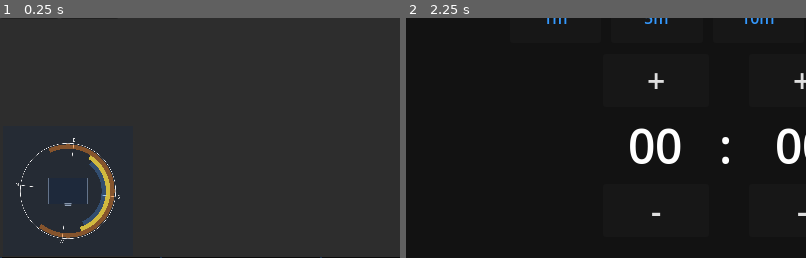
Above: before the commit, frames 1-2 (left to right).
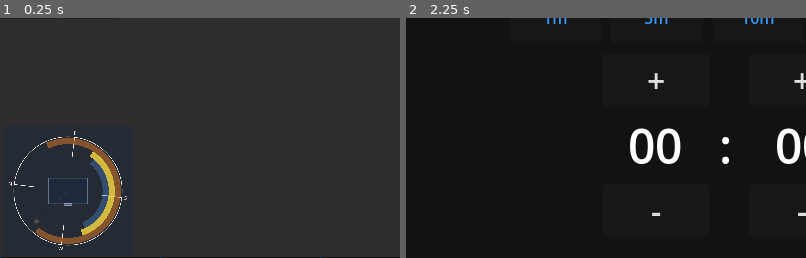
Above: after the commit, the same moments.

Repository: mattgrogan/PiDisplay
Game: Godot game, scene res://pi_display.tscn
The game is run twice, just before and just after one commit, with the same random seed, the same clock (stepped at 60 frames per second) and the same inputs.
Inputs (mouse positions are % of the whole screen's width and height, from its top left):
- Up to frame 1 (0.25 s): no input
- Up to frame 2 (2.25 s): click (90, 29) at 0.52 s; click (75, 12) at 1.25 s; click "Timer" at 2 s
The pictures show only the part of the screen within x 0-50%, y 30-80%; the shares and areas given below are measured in that part.

The runs differ from the first frame. In frame 1, 3.1% of the frame differs, in the area x 2-32%, y 47-97%; in frame 2, nothing differs.

Commit message:
added stats

Diff:
--- a/solar_chart.gd
+++ b/solar_chart.gd
@@ -25,6 +25,16 @@
 
 var today_sun_path: PackedFloat64Array
 
+# --- Stats sidebar data ---
+var sunrise_clock_hour: float
+var sunset_clock_hour: float
+var daylight_hours: float
+var sunrise_delta_min: float
+var sunset_delta_min: float
+var daylight_delta_min: float
+var next_event_name: String
+var next_event_days: int
+
 
 func _ready():
 	_compute_all()
@@ -65,24 +75,24 @@
 	# Push data to the renderer
 	_update_renderer()
 
+	# Compute and push stats sidebar data
+	_compute_stats()
+	_update_stats_renderer()
+
 
 func _update_sun_position(now: Dictionary, decl: float):
 	var clock_hour = now.hour + now.minute / 60.0 + now.second / 3600.0
 	var solar_hour = _clock_to_solar(clock_hour, current_doy)
 
+	# Compute hour angle and azimuth for any time of day
+	var hour_angle = (solar_hour - 12.0) * 15.0
+	sun_azimuth = _solar_azimuth_at_hour_angle(LATITUDE, decl, hour_angle)
+
+	# Determine if sun is above the horizon
 	var h0 = _hour_angle_sunrise(LATITUDE, decl)
 	var sunrise_solar = 12.0 - h0 / 15.0
 	var sunset_solar = 12.0 + h0 / 15.0
-
-	if solar_hour >= sunrise_solar and solar_hour <= sunset_solar:
-		sun_is_up = true
-		var fraction = (solar_hour - sunrise_solar) / (sunset_solar - sunrise_solar)
-		var index = int(fraction * (today_sun_path.size() - 1))
-		index = clampi(index, 0, today_sun_path.size() - 1)
-		sun_azimuth = today_sun_path[index]
-	else:
-		sun_is_up = false
-		sun_azimuth = 0.0
+	sun_is_up = solar_hour >= sunrise_solar and solar_hour <= sunset_solar
 
 
 func _update_renderer():
@@ -155,6 +165,14 @@
 	return clock_hour + (long_correction + eot) / 60.0
 
 
+func _solar_to_clock(solar_hour: float, doy: int) -> float:
+	# Converts solar time (hours) back to clock time (hours)
+	var std_meridian = UTC_OFFSET * 15.0
+	var long_correction = 4.0 * (std_meridian - LONGITUDE)
+	var eot = _equation_of_time(doy)
+	return solar_hour - (long_correction + eot) / 60.0
+
+
 func _solar_azimuth_at_hour_angle(lat: float, decl: float, h: float) -> float:
 	# Returns solar azimuth in degrees (0-360, from north clockwise)
 	var lat_rad = deg_to_rad(lat)
@@ -191,6 +209,68 @@
 		path[i] = _solar_azimuth_at_hour_angle(lat, decl, h)
 
 	return path
+
+
+# --- Stats Computation ---
+
+func _compute_stats():
+	# Today's sunrise/sunset clock times and daylight
+	var today_decl = _declination(current_doy)
+	var h0_today = _hour_angle_sunrise(LATITUDE, today_decl)
+	var sunrise_solar = 12.0 - h0_today / 15.0
+	var sunset_solar = 12.0 + h0_today / 15.0
+	sunrise_clock_hour = _solar_to_clock(sunrise_solar, current_doy)
+	sunset_clock_hour = _solar_to_clock(sunset_solar, current_doy)
+	daylight_hours = 2.0 * h0_today / 15.0
+
+	# Yesterday's values for deltas
+	var yesterday_doy = current_doy - 1
+	if yesterday_doy < 1:
+		yesterday_doy = 365
+	var yest_decl = _declination(yesterday_doy)
+	var h0_yest = _hour_angle_sunrise(LATITUDE, yest_decl)
+	var yest_sunrise_solar = 12.0 - h0_yest / 15.0
+	var yest_sunset_solar = 12.0 + h0_yest / 15.0
+	var yest_sunrise_clock = _solar_to_clock(yest_sunrise_solar, yesterday_doy)
+	var yest_sunset_clock = _solar_to_clock(yest_sunset_solar, yesterday_doy)
+	var yest_daylight = 2.0 * h0_yest / 15.0
+
+	# Deltas in minutes (positive = gaining)
+	sunrise_delta_min = (yest_sunrise_clock - sunrise_clock_hour) * 60.0
+	sunset_delta_min = (sunset_clock_hour - yest_sunset_clock) * 60.0
+	daylight_delta_min = (daylight_hours - yest_daylight) * 60.0
+
+	# Next solar event
+	var events = [
+		{"name": "Equinox", "doy": 79},
+		{"name": "Solstice", "doy": 172},
+		{"name": "Equinox", "doy": 265},
+		{"name": "Solstice", "doy": 355},
+	]
+	var best_name = ""
+	var best_days = 366
+	for ev in events:
+		var diff = ev.doy - current_doy
+		if diff < 0:
+			diff += 365
+		if diff < best_days:
+			best_days = diff
+			best_name = ev.name
+	next_event_name = best_name
+	next_event_days = best_days
+
+
+func _update_stats_renderer():
+	var stats = $CanvasLayer/StatsRenderer
+	stats.sunrise_clock_hour = sunrise_clock_hour
+	stats.sunset_clock_hour = sunset_clock_hour
+	stats.daylight_hours = daylight_hours
+	stats.sunrise_delta_min = sunrise_delta_min
+	stats.sunset_delta_min = sunset_delta_min
+	stats.daylight_delta_min = daylight_delta_min
+	stats.next_event_name = next_event_name
+	stats.next_event_days = next_event_days
+	stats.queue_redraw()
 
 
 # --- Timer & Click Handlers ---
@@ -207,6 +287,7 @@
 		var today_decl = _declination(current_doy)
 		_update_sun_position(now, today_decl)
 		_update_renderer()
+		_update_stats_renderer()
 
 	$SubViewport/ChartRenderer.queue_redraw()
 	await get_tree().process_frame
--- a/solar_chart.tscn
+++ b/solar_chart.tscn
@@ -1,7 +1,8 @@
-[gd_scene load_steps=3 format=3]
+[gd_scene load_steps=4 format=3]
 
 [ext_resource type="Script" path="res://solar_chart.gd" id="1_sc"]
 [ext_resource type="Script" path="res://solar_chart_renderer.gd" id="2_scr"]
+[ext_resource type="Script" path="res://solar_stats_renderer.gd" id="3_ssr"]
 
 [node name="SolarChart" type="Node2D"]
 script = ExtResource("1_sc")
@@ -47,29 +48,26 @@
 offset_bottom = 489.0
 color = Color(0, 0, 0, 1)
 
+[node name="CloseButton" type="Button" parent="CanvasLayer"]
+offset_right = 800.0
+offset_bottom = 480.0
+flat = true
+
 [node name="ChartMaximized" type="TextureRect" parent="CanvasLayer"]
-offset_left = 160.0
+offset_left = 0.0
 offset_top = 0.0
-offset_right = 640.0
+offset_right = 480.0
 offset_bottom = 480.0
+mouse_filter = 2
 expand_mode = 1
 stretch_mode = 0
 
-[node name="Button" type="Button" parent="CanvasLayer/ChartMaximized"]
-layout_mode = 1
-anchors_preset = 15
-anchor_right = 1.0
-anchor_bottom = 1.0
-offset_left = -2.0
-offset_top = -1.0
-offset_right = -2.0
-offset_bottom = -1.0
-grow_horizontal = 2
-grow_vertical = 2
-flat = true
+[node name="StatsRenderer" type="Node2D" parent="CanvasLayer"]
+position = Vector2(480, 0)
+script = ExtResource("3_ssr")
 
 [node name="Timer" type="Timer" parent="."]
 
 [connection signal="pressed" from="ChartThumb/Button" to="." method="_on_button_pressed"]
-[connection signal="pressed" from="CanvasLayer/ChartMaximized/Button" to="." method="_on_close_button_pressed"]
+[connection signal="pressed" from="CanvasLayer/CloseButton" to="." method="_on_close_button_pressed"]
 [connection signal="timeout" from="Timer" to="." method="_on_timer_timeout"]
--- a/solar_chart_renderer.gd
+++ b/solar_chart_renderer.gd
@@ -16,28 +16,19 @@
 const COLOR_SUN_RAYS = Color("#f4f4f5", 0.7)   # zinc-100 @ 70%
 const COLOR_SUN_DASHED = Color("#f4f4f5", 0.3) # zinc-100 @ 30%
 
-# --- Layout Constants ---
-const ARC_WIDTH = 20.0
-const INNER_EDGE = 155.0
-const WINTER_RADIUS = INNER_EDGE + ARC_WIDTH * 0.5   # 165
-const TODAY_RADIUS = INNER_EDGE + ARC_WIDTH * 1.5     # 175
-const SUMMER_RADIUS = INNER_EDGE + ARC_WIDTH * 2.5    # 185 (note: spec says 205 but this follows the formula)
-const OUTER_EDGE = INNER_EDGE + ARC_WIDTH * 3.0       # 215
-const CIRCLE_RADIUS = 220.0
+# --- Layout Constants (scaled up ~10% from original) ---
+const ARC_WIDTH = 28.0
+const INNER_EDGE = 160.0
+const OUTER_EDGE = INNER_EDGE + ARC_WIDTH * 3.0       # 244
+const CIRCLE_RADIUS = 250.0
 const HOUSE_W = 120.0
 const HOUSE_H = 180.0
 const VIEW_ROTATION = -83.0
 
-# Recalculate using spec values directly
-# winter center = 155 + 10 = 165
-# today center = 155 + 30 = 185
-# summer center = 155 + 50 = 205
-# outer_edge = 155 + 60 = 215
-
-# Override with exact spec values
-const WINTER_CENTER_R = 165.0
-const TODAY_CENTER_R = 185.0
-const SUMMER_CENTER_R = 205.0
+# Arc center radii (evenly spaced by ARC_WIDTH)
+const WINTER_CENTER_R = INNER_EDGE + ARC_WIDTH * 0.5   # 174
+const TODAY_CENTER_R = INNER_EDGE + ARC_WIDTH * 1.5     # 202
+const SUMMER_CENTER_R = INNER_EDGE + ARC_WIDTH * 2.5    # 230
 
 # --- Data (set by parent solar_chart.gd) ---
 var summer_sunrise_az: float = 0.0
@@ -61,7 +52,7 @@
 
 func _draw():
 	# 1. Overall circle
-	draw_arc(Vector2.ZERO, CIRCLE_RADIUS, 0, TAU, 128, COLOR_CIRCLE, 1.0, true)
+	draw_arc(Vector2.ZERO, CIRCLE_RADIUS, 0, TAU, 128, COLOR_CIRCLE, 2.0, true)
 
 	# 2. Cardinal direction lines (behind arcs)
 	var cardinal_azimuths = [0.0, 90.0, 180.0, 270.0]  # N, E, S, W
@@ -70,7 +61,7 @@
 	for az in cardinal_azimuths:
 		var p1 = _az_to_xy(az, line_inner)
 		var p2 = _az_to_xy(az, line_outer)
-		draw_line(p1, p2, COLOR_CARDINAL_LINE, 1.0, true)
+		draw_line(p1, p2, COLOR_CARDINAL_LINE, 2.0, true)
 
 	# 3. Summer solstice arc (outermost)
 	if summer_sunset_az > summer_sunrise_az:
@@ -92,21 +83,20 @@
 
 	# 6. Cardinal direction labels
 	var labels = ["N", "E", "S", "W"]
-	var label_radius = CIRCLE_RADIUS + 16.0
+	var label_radius = CIRCLE_RADIUS + 18.0
 	for i in range(4):
 		var az = cardinal_azimuths[i]
 		var pos = _az_to_xy(az, label_radius)
 		var font = ThemeDB.fallback_font
-		var font_size = 22
+		var font_size = 24
 		var text_size = font.get_string_size(labels[i], HORIZONTAL_ALIGNMENT_CENTER, -1, font_size)
 		draw_string(font, pos - Vector2(text_size.x / 2.0, -text_size.y / 4.0), labels[i], HORIZONTAL_ALIGNMENT_CENTER, -1, font_size, COLOR_CARDINAL_LABEL)
 
 	# 7. House rectangle (rotated -90 in local space)
 	_draw_house()
 
-	# 8. Sun icon (if sun is up)
-	if sun_is_up:
-		_draw_sun()
+	# 8. Sun icon (always visible, dimmed at night)
+	_draw_sun()
 
 
 func _draw_house():
@@ -134,7 +124,7 @@
 
 	# Stroke (draw edges)
 	for i in range(4):
-		draw_line(corners[i], corners[(i + 1) % 4], COLOR_HOUSE_STROKE, 2.0, true)
+		draw_line(corners[i], corners[(i + 1) % 4], COLOR_HOUSE_STROKE, 3.0, true)
 
 	# Door: on the west (left in unrotated space) long wall, scaled with house
 	var door_local = [
@@ -149,27 +139,32 @@
 
 	draw_colored_polygon(door_corners, COLOR_DOOR_FILL)
 	for i in range(4):
-		draw_line(door_corners[i], door_corners[(i + 1) % 4], COLOR_DOOR_STROKE, 1.0, true)
+		draw_line(door_corners[i], door_corners[(i + 1) % 4], COLOR_DOOR_STROKE, 2.0, true)
 
 
 func _draw_sun():
 	var sun_pos = _az_to_xy(sun_azimuth, TODAY_CENTER_R)
+	var dim = 1.0 if sun_is_up else 0.3
 
 	# Dashed line from house center to sun
-	_draw_dashed_line(Vector2.ZERO, sun_pos, COLOR_SUN_DASHED, 0.75, 6.0, 4.0)
+	var dashed_color = Color(COLOR_SUN_DASHED, COLOR_SUN_DASHED.a * dim)
+	_draw_dashed_line(Vector2.ZERO, sun_pos, dashed_color, 2.0, 10.0, 6.0)
 
 	# 8 rays at 45 degree intervals
+	var ray_color = Color(COLOR_SUN_RAYS, COLOR_SUN_RAYS.a * dim)
 	for i in range(8):
 		var ray_angle = deg_to_rad(i * 45.0)
-		var ray_start = sun_pos + Vector2(cos(ray_angle), sin(ray_angle)) * 9.0
-		var ray_end = sun_pos + Vector2(cos(ray_angle), sin(ray_angle)) * 14.0
-		draw_line(ray_start, ray_end, COLOR_SUN_RAYS, 1.5, true)
+		var ray_start = sun_pos + Vector2(cos(ray_angle), sin(ray_angle)) * 20.0
+		var ray_end = sun_pos + Vector2(cos(ray_angle), sin(ray_angle)) * 32.0
+		draw_line(ray_start, ray_end, ray_color, 4.0, true)
 
 	# Body circle
-	draw_circle(sun_pos, 7.0, COLOR_SUN_BODY)
+	var body_color = Color(COLOR_SUN_BODY, dim)
+	draw_circle(sun_pos, 16.0, body_color)
 
 	# Center highlight
-	draw_circle(sun_pos, 3.5, COLOR_SUN_CENTER)
+	var center_color = Color(COLOR_SUN_CENTER, dim)
+	draw_circle(sun_pos, 8.0, center_color)
 
 
 func _draw_dashed_line(from: Vector2, to: Vector2, color: Color, width: float, dash_length: float, gap_length: float):
--- /dev/null
+++ b/solar_stats_renderer.gd
@@ -0,0 +1,125 @@
+extends Node2D
+
+# --- Color Constants (Tailwind palette) ---
+const COLOR_ICON = Color("#fde047")        # yellow-300
+const COLOR_LABEL = Color("#94a3b8")       # slate-400
+const COLOR_VALUE = Color("#e2e8f0")       # slate-200
+const COLOR_DELTA_GAIN = Color("#34d399")  # emerald-400
+const COLOR_DELTA_LOSE = Color("#fb7185")  # rose-400
+const COLOR_EVENT = Color("#94a3b8")       # slate-400
+
+# --- Layout Constants ---
+const PANEL_W = 320.0
+const PANEL_H = 480.0
+const LEFT_MARGIN = 20.0
+const RIGHT_MARGIN = 20.0
+const ROW_HEIGHT = 72.0
+const ICON_SIZE = 20
+const LABEL_SIZE = 18
+const VALUE_SIZE = 26
+const DELTA_SIZE = 16
+const EVENT_SIZE = 18
+
+# --- Data (set by parent solar_chart.gd) ---
+var sunrise_clock_hour: float = 6.5
+var sunset_clock_hour: float = 17.5
+var daylight_hours: float = 11.0
+var sunrise_delta_min: float = 0.0
+var sunset_delta_min: float = 0.0
+var daylight_delta_min: float = 0.0
+var next_event_name: String = "Equinox"
+var next_event_days: int = 0
+
+
+func _format_clock_time(decimal_hours: float) -> String:
+	var total_minutes = int(round(decimal_hours * 60.0))
+	if total_minutes < 0:
+		total_minutes += 1440
+	var hours = total_minutes / 60
+	var minutes = total_minutes % 60
+	var period = "AM" if hours < 12 else "PM"
+	var display_hour = hours % 12
+	if display_hour == 0:
+		display_hour = 12
+	return "%d:%02d %s" % [display_hour, minutes, period]
+
+
+func _format_duration(hours_val: float) -> String:
+	var total_minutes = int(round(hours_val * 60.0))
+	var h = total_minutes / 60
+	var m = total_minutes % 60
+	return "%dh %02dm" % [h, m]
+
+
+func _format_delta(delta_min: float) -> Dictionary:
+	var abs_min = int(round(abs(delta_min)))
+	if abs_min == 0:
+		return {"text": "", "color": COLOR_LABEL}
+	var arrow = "\u25b2" if delta_min > 0 else "\u25bc"
+	var color = COLOR_DELTA_GAIN if delta_min > 0 else COLOR_DELTA_LOSE
+	return {"text": "%s %dm" % [arrow, abs_min], "color": color}
+
+
+func _draw():
+	var font = ThemeDB.fallback_font
+
+	# Vertical centering: 3 data rows + event row
+	var content_height = 3.0 * ROW_HEIGHT + 40.0
+	var y_start = (PANEL_H - content_height) / 2.0
+
+	var rows = [
+		{
+			"icon": "\u2600",
+			"label": "SUNRISE",
+			"value": _format_clock_time(sunrise_clock_hour),
+			"delta": _format_delta(sunrise_delta_min),
+		},
+		{
+			"icon": "\u263d",
+			"label": "SUNSET",
+			"value": _format_clock_time(sunset_clock_hour),
+			"delta": _format_delta(sunset_delta_min),
+		},
+		{
+			"icon": "\u25d0",
+			"label": "DAYLIGHT",
+			"value": _format_duration(daylight_hours),
+			"delta": _format_delta(daylight_delta_min),
+		},
+	]
+
+	# Draw rows 1-3
+	for i in range(3):
+		var row = rows[i]
+		var row_y = y_start + i * ROW_HEIGHT
+
+		# Line 1: icon + label
+		var icon_pos = Vector2(LEFT_MARGIN, row_y + 22)
+		draw_string(font, icon_pos, row.icon, HORIZONTAL_ALIGNMENT_LEFT, -1, ICON_SIZE, COLOR_ICON)
+
+		var icon_width = font.get_string_size(row.icon, HORIZONTAL_ALIGNMENT_LEFT, -1, ICON_SIZE).x
+		var label_pos = Vector2(LEFT_MARGIN + icon_width + 8.0, row_y + 22)
+		draw_string(font, label_pos, row.label, HORIZONTAL_ALIGNMENT_LEFT, -1, LABEL_SIZE, COLOR_LABEL)
+
+		# Line 2: value + delta (right-aligned)
+		var value_y = row_y + 52
+		var value_pos = Vector2(LEFT_MARGIN + 4.0, value_y)
+		draw_string(font, value_pos, row.value, HORIZONTAL_ALIGNMENT_LEFT, -1, VALUE_SIZE, COLOR_VALUE)
+
+		if row.delta.text != "":
+			var delta_text = row.delta.text
+			var delta_width = font.get_string_size(delta_text, HORIZONTAL_ALIGNMENT_LEFT, -1, DELTA_SIZE).x
+			var delta_pos = Vector2(PANEL_W - RIGHT_MARGIN - delta_width, value_y)
+			draw_string(font, delta_pos, delta_text, HORIZONTAL_ALIGNMENT_LEFT, -1, DELTA_SIZE, row.delta.color)
+
+	# Row 4: next solar event (centered)
+	var event_y = y_start + 3.0 * ROW_HEIGHT + 20.0
+	var event_text: String
+	if next_event_days == 0:
+		event_text = "%s today" % next_event_name
+	else:
+		event_text = "%s in %d days" % [next_event_name, next_event_days]
+
+	var event_width = font.get_string_size(event_text, HORIZONTAL_ALIGNMENT_LEFT, -1, EVENT_SIZE).x
+	var event_x = (PANEL_W - event_width) / 2.0
+	draw_string(font, Vector2(event_x, event_y), event_text, HORIZONTAL_ALIGNMENT_LEFT, -1, EVENT_SIZE, COLOR_EVENT)
